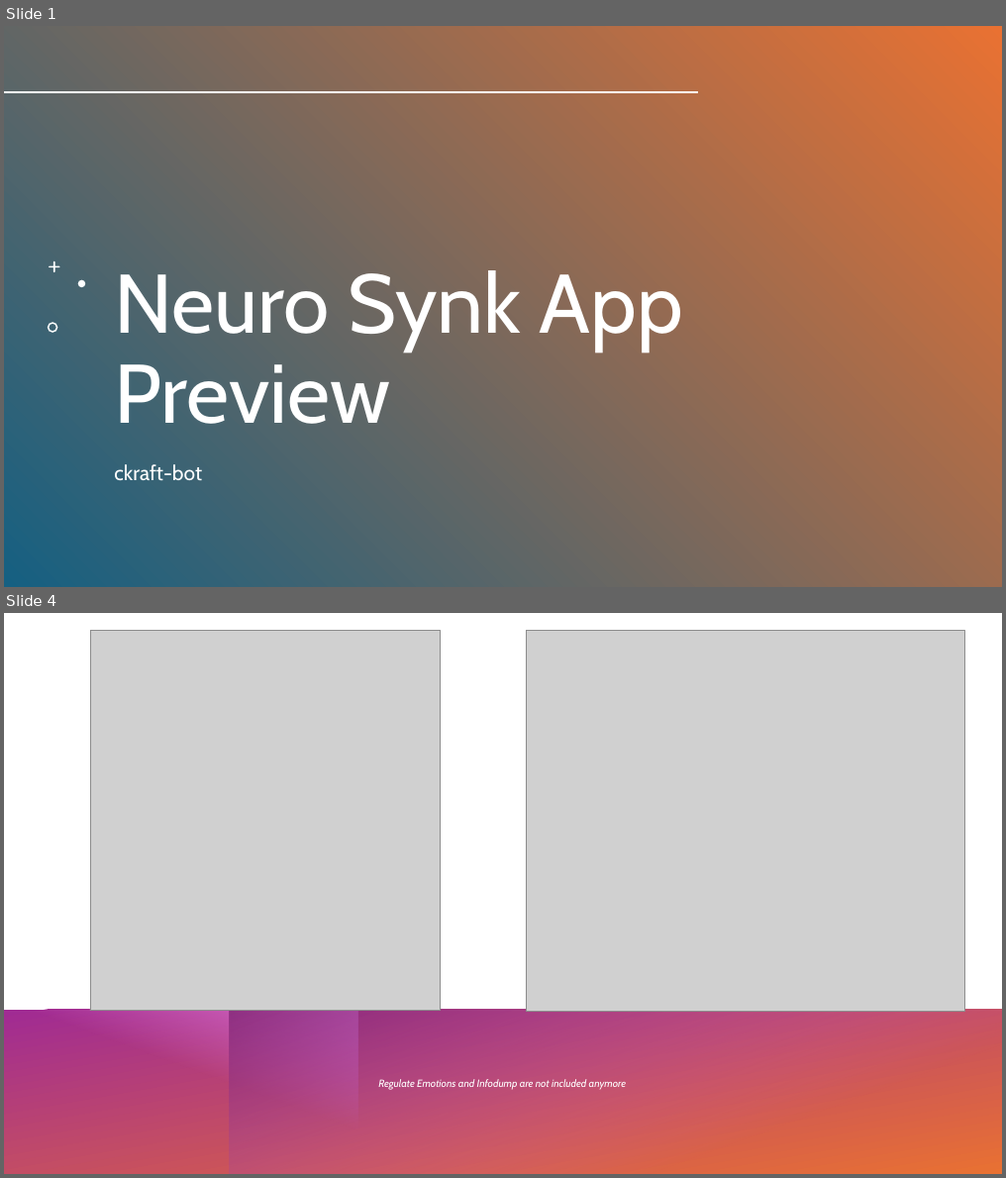
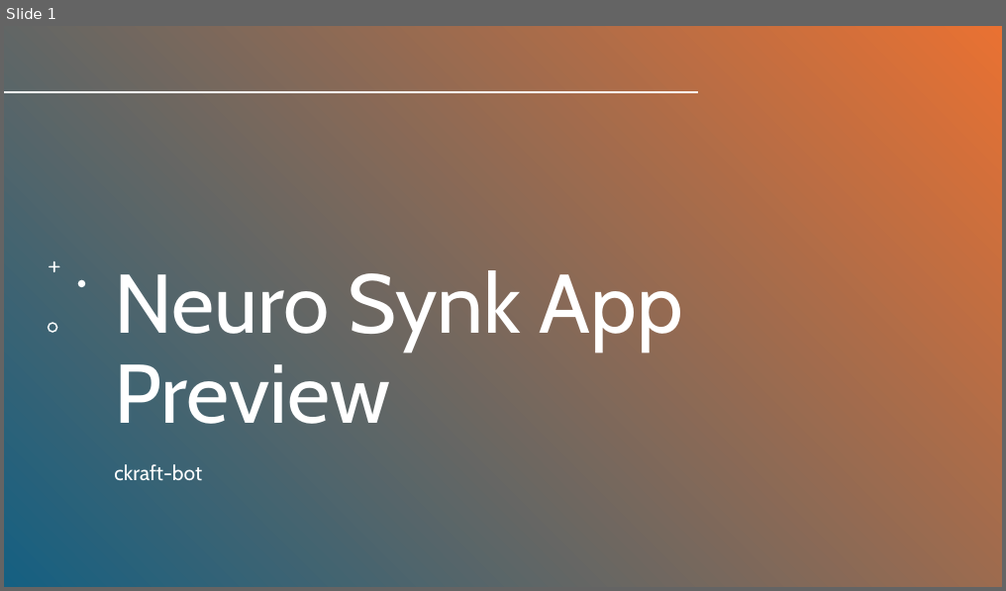
Before and after one commit to ckraft-bot/neuro_synk, a slide deck: app_preview_slides.pptm. Shown one above the other, each under a label of ours: slides 1 and 4 before the commit, slide 1 after it; the slides between them are not shown. The pictures are 1006x1178 and 1006x591 pixels, drawn with LibreOffice and Linux fonts; fonts in the diff are those of the drawing; grey boxes stand for pictures; background and template pictures are left out; a plain dark background stands for a picture behind light text. Boxes give left, top, right and bottom in pixels: in the first picture for what was removed or moved away, otherwise in the second. Text is boxed around its words. In the diff, an @@ line names an element or a change of style, - is before the commit and + after.

```diff
--- a/app_preview_slides.pptm
+++ b/app_preview_slides.pptm
@@ slide 4 removed at [4, 613, 1002, 1174], background #FFFFFF @@
@@ picture removed at [90, 630, 441, 1011] @@
@@ picture removed at [527, 630, 964, 1011] @@
@@ rectangle removed at [4, 1010, 1002, 1174] @@
@@ rectangle removed at [4, 1011, 357, 1174] @@
@@ rectangle removed at [230, 1011, 1002, 1174] @@
@@ title removed at [378, 1079, 626, 1090] @@
-Regulate Emotions and Infodump are not included anymore
```
Also in this commit, not shown: 2 slides changed, 1 slide added, 1 other file.
